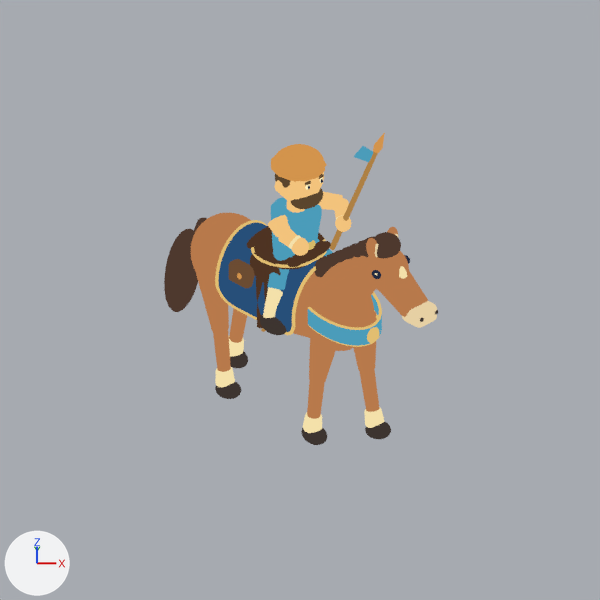
The Blender file art/ages/units/models/mounted_spearman.blend, before and after one commit.
One viewpoint serves both versions: the file's camera 'Camera'. The axes (+X, +Y, +Z) are drawn at lower left. The lights are the same throughout. The picture after the commit comes second. Both versions are drawn at frame 22 of the action 'Fore rightAction.001'; the numbers are the values there.

The first picture shows 'Blue sleeveless tunic', 'Elongated face', 'Horse barrel', 'Horse poll', 'Open-face helmet', 'Rider forearm', 'Rider spear hand', 'Rounded draped saddle blanket', 'Sloping horse neck', 'Tail fall', 'Upper horse leg', 'Upper horse leg.002', 'Wrapped blue breast collar' and 58 more.
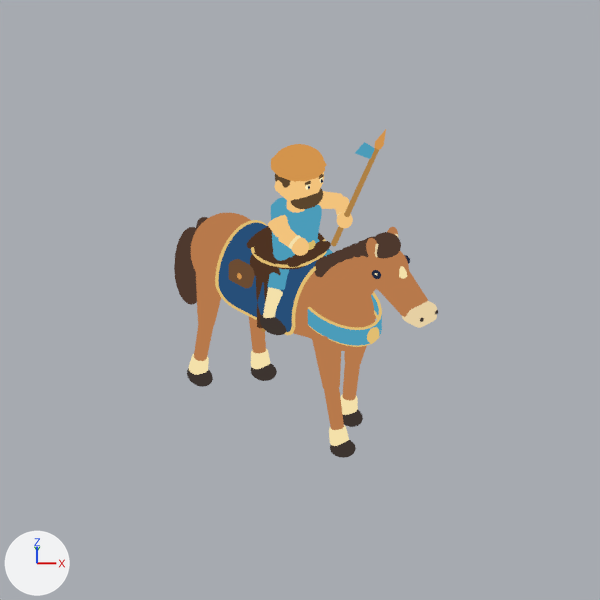
Not drawn themselves, but carrying or shaping drawn objects: ob_tail_sway, ob_fore_left, ob_fore_right, ob_hind_left, ob_hind_right, ob_rider_wooden_spear.

Location of each change, [x1, y1, x2, y2] in pixels of the pictures (600 x 600 px):
'Tail fall', turned: before [164, 229, 198, 312]; after [174, 227, 197, 305]
'Upper horse leg', turned: before [309, 328, 337, 385]; after [311, 330, 341, 391]
'Upper horse leg.002', turned: before [196, 272, 229, 333]; after [196, 269, 221, 328]
'Lower horse leg', turned: before [307, 381, 325, 419]; after [324, 389, 344, 430]
'Lower horse leg.001', turned: before [360, 370, 379, 412]; after [342, 363, 360, 401]
'Lower horse leg.002', turned: before [213, 331, 231, 372]; after [194, 324, 213, 361]
'Lower horse leg.003', turned: before [229, 308, 247, 343]; after [249, 317, 266, 353]
'Upper horse leg.001', turned: before [354, 311, 377, 373]; after [344, 314, 376, 367]
'Hoof', turned: before [301, 428, 327, 445]; after [330, 440, 356, 458]
'Hoof.002', turned: before [215, 382, 241, 399]; after [187, 368, 213, 387]
'Long wood shaft', moved: before [330, 151, 378, 250]; after [331, 148, 379, 246]
'Cream fetlock', turned: before [303, 413, 322, 433]; after [329, 425, 349, 446]
'Cream fetlock.002', turned: before [215, 367, 235, 387]; after [189, 354, 209, 375]
'Hoof.001', turned: before [365, 422, 391, 439]; after [343, 410, 363, 427]
'Cream fetlock.001', turned: before [364, 407, 385, 428]; after [340, 394, 358, 415]
'Hoof.003', turned: before [230, 351, 248, 368]; after [251, 363, 277, 381]
'Cream fetlock.003', turned: before [229, 339, 244, 357]; after [251, 349, 270, 369]
'Rider spear hand', moved: before [335, 215, 351, 232]; after [337, 212, 353, 228]
'Blue spear ribbon', moved: before [354, 146, 373, 162]; after [355, 142, 375, 159]
'Rider forearm', moved: before [334, 198, 350, 218]; after [335, 196, 349, 215]
'Wood spear point', moved: before [374, 132, 385, 151]; after [375, 129, 386, 147]
'Tail root', turned: before [189, 218, 207, 252]; after [194, 217, 208, 234]
'Metal spear socket', moved: before [373, 148, 380, 153]; after [374, 145, 382, 150]
'Knee.002', turned (not visible afterwards): before [216, 330, 228, 334]

What the commit changed:
Object 'Tail sway' (ob_tail_sway) turns from (5.7, 5.7, 0) to (5.7, -5.7, 0) degrees about x, y and z.
Object 'Fore left' (ob_fore_left) turns from (11, 0, 0) to (-6.6, 0, 0) degrees about x, y and z.
Object 'Fore right' (ob_fore_right) turns from (-6.6, 0, 0) to (11, 0, 0) degrees about x, y and z.
Object 'Hind left' (ob_hind_left) turns from (-11, 0, 0) to (6.6, 0, 0) degrees about x, y and z.
Object 'Hind right' (ob_hind_right) turns from (6.6, 0, 0) to (-11, 0, 0) degrees about x, y and z.
Object 'Rider wooden spear' (ob_rider_wooden_spear) moves from (0.425, -0.443, 1.025) to (0.425, -0.463, 1.089).
Object 'Rider forearm' (ob_rider_forearm) moves from (0.526, -0.316, 1.075) to (0.526, -0.33, 1.121).
Object 'Rider spear hand' (ob_rider_spear_hand) moves from (0.425, -0.443, 1.025) to (0.425, -0.463, 1.089).
